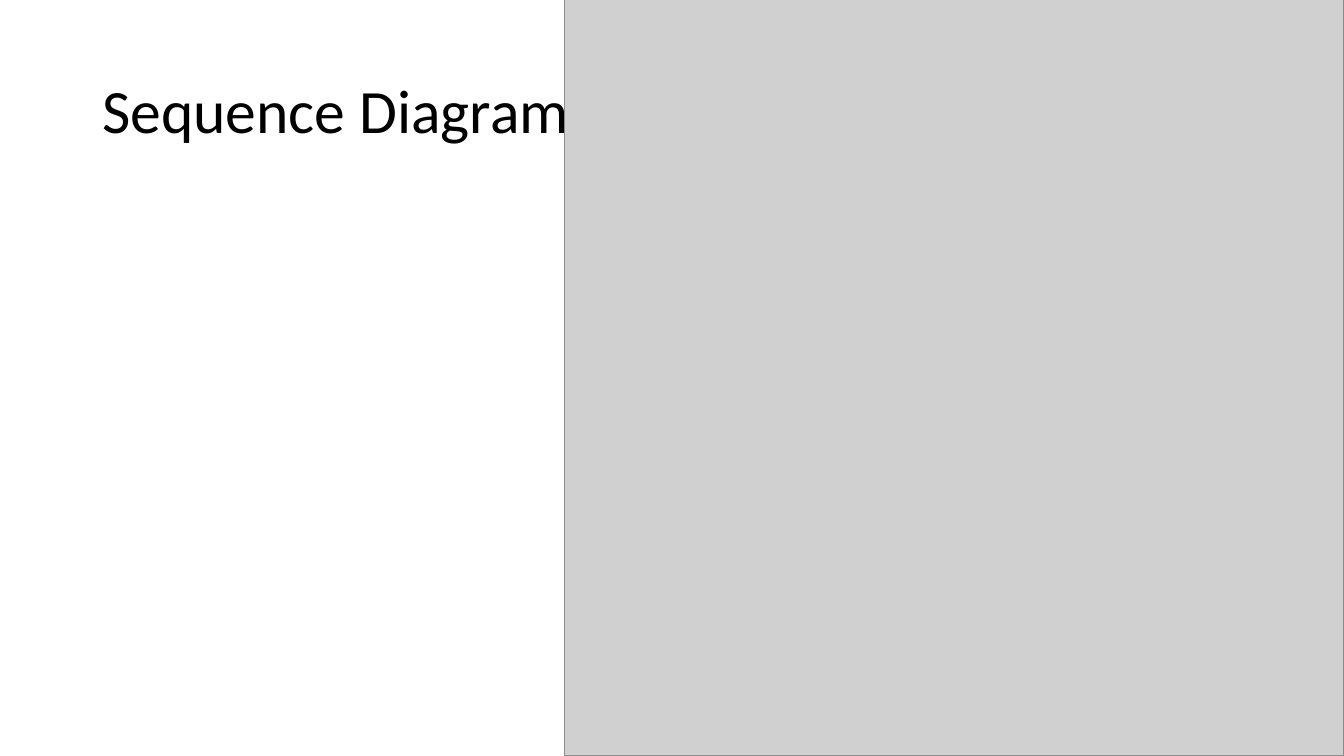
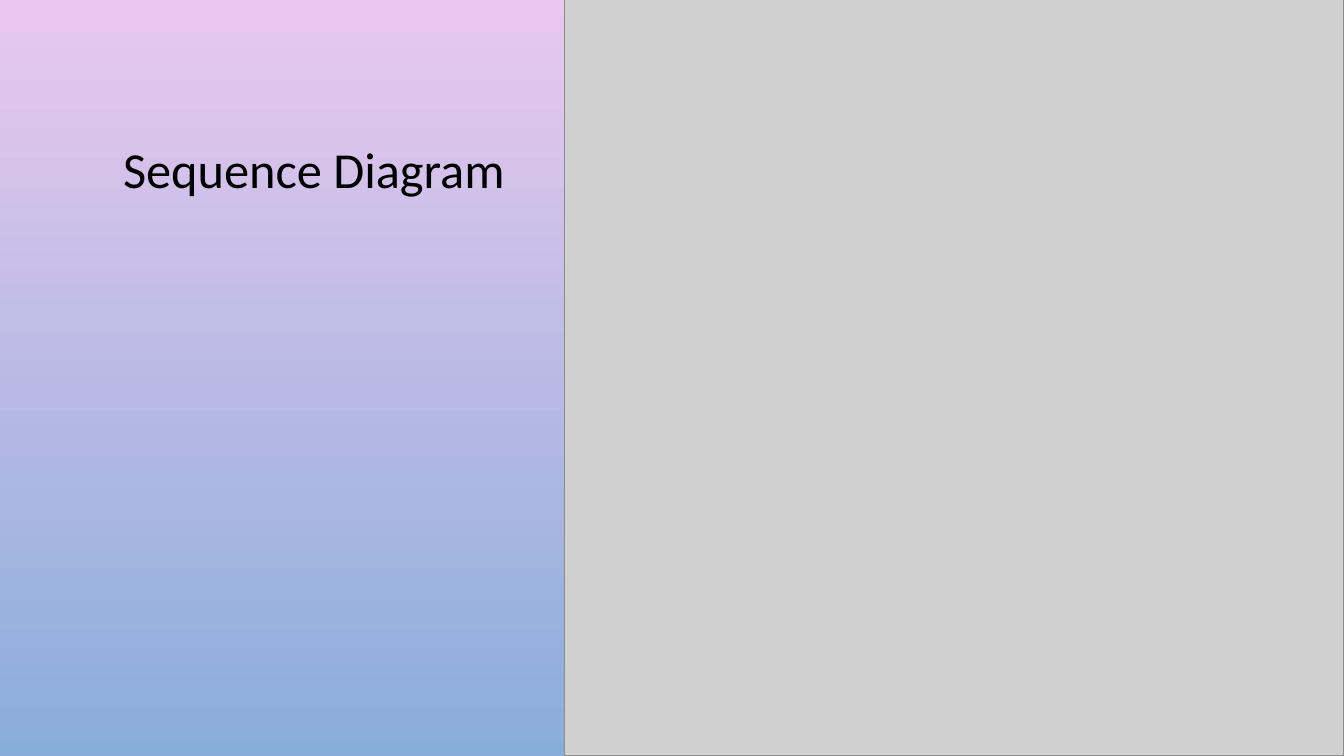
Before and after one commit to Jacobchapman99/ENSE-374-Group07-Project, a slide deck: slide 7 of Milestone 2/Milestone 2.ppt. Drawn at 1344x756 pixels with LibreOffice and Linux fonts; fonts in the diff are those of the drawing; grey boxes stand for pictures; background and template pictures are left out. Boxes give left, top, right and bottom in pixels: in the first picture for what was removed or moved away, otherwise in the second. Text is boxed around its words. In the diff, an @@ line names an element or a change of style, - is before the commit and + after.

```diff
--- a/Milestone 2/Milestone 2.ppt
+++ b/Milestone 2/Milestone 2.ppt
@@ background #FFFFFF to picture (left out) @@
@@ title "Sequence Diagram": place and size @@
-title "Sequence Diagram" at [102, 82, 568, 148]
+title "Sequence Diagram" at [123, 153, 504, 197]
@@ title "Sequence Diagram" at [123, 153, 504, 197]: size 44 to 36 pt; alignment left to centre @@
```
Also in this commit, not shown: 16 other slides changed.
